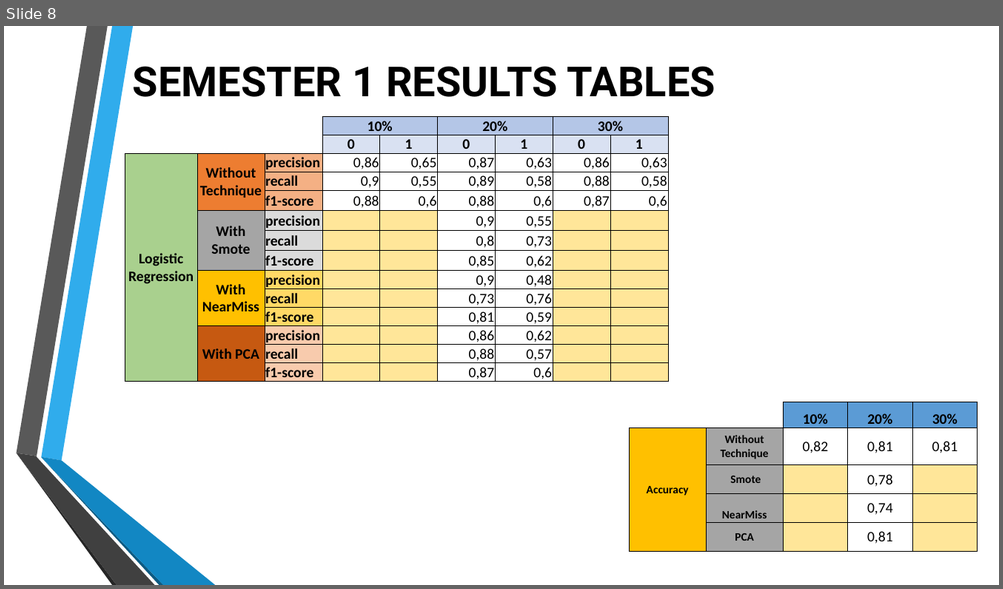
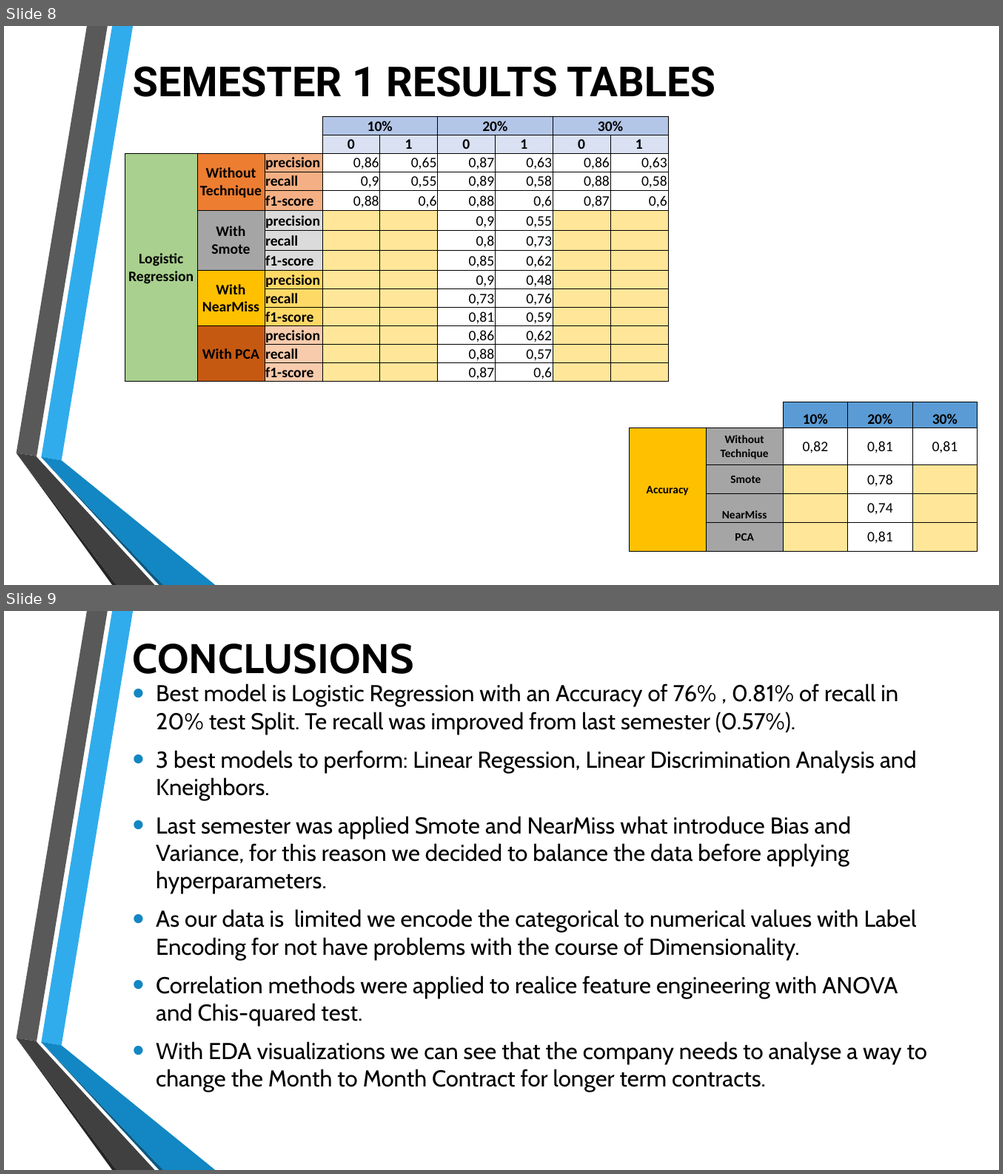
Before and after one commit to mijailbv/Churn_Prediction-Strategic_Thinking, a slide deck: Presentation.pptx. Shown one above the other, each under a label of ours: slide 8 before the commit, slides 8 and 9 after it. The pictures are 1003x589 and 1003x1174 pixels, drawn with LibreOffice and Linux fonts; fonts in the diff are those of the drawing; background and template pictures are left out. Boxes give left, top, right and bottom in pixels: in the first picture for what was removed or moved away, otherwise in the second. Text is boxed around its words. In the diff, an @@ line names an element or a change of style, - is before the commit and + after.

Commit message:
Update presentation
Conclusions done

```diff
--- a/Presentation.pptx
+++ b/Presentation.pptx
@@ slide 9 added at box(4, 611, 999, 1170), background picture (left out); not listed: 6 template elements that a slide beside it also shows @@
@@ title added at box(133, 644, 414, 674), 40 pt, text #000000, bold @@
+CONCLUSIONS
@@ text added at box(156, 684, 927, 1093), 22.2 pt, text #000000 @@
+• Best model is Logistic Regression with an Accuracy of 76% , 0.81% of recall in 20% test Split. Te recall was improved from last semester (0.57%).
+• 3 best models to perform: Linear Regession, Linear Discrimination Analysis and Kneighbors.
+• Last semester was applied Smote and NearMiss what introduce Bias and Variance, for this reason we decided to balance the data before applying hyperparameters.
+• As our data is limited we encode the categorical to numerical values with Label Encoding for not have problems with the course of Dimensionality.
+• Correlation methods were applied to realice feature engineering with ANOVA and Chis-quared test.
+• With EDA visualizations we can see that the company needs to analyse a way to change the Month to Month Contract for longer term contracts.
```
